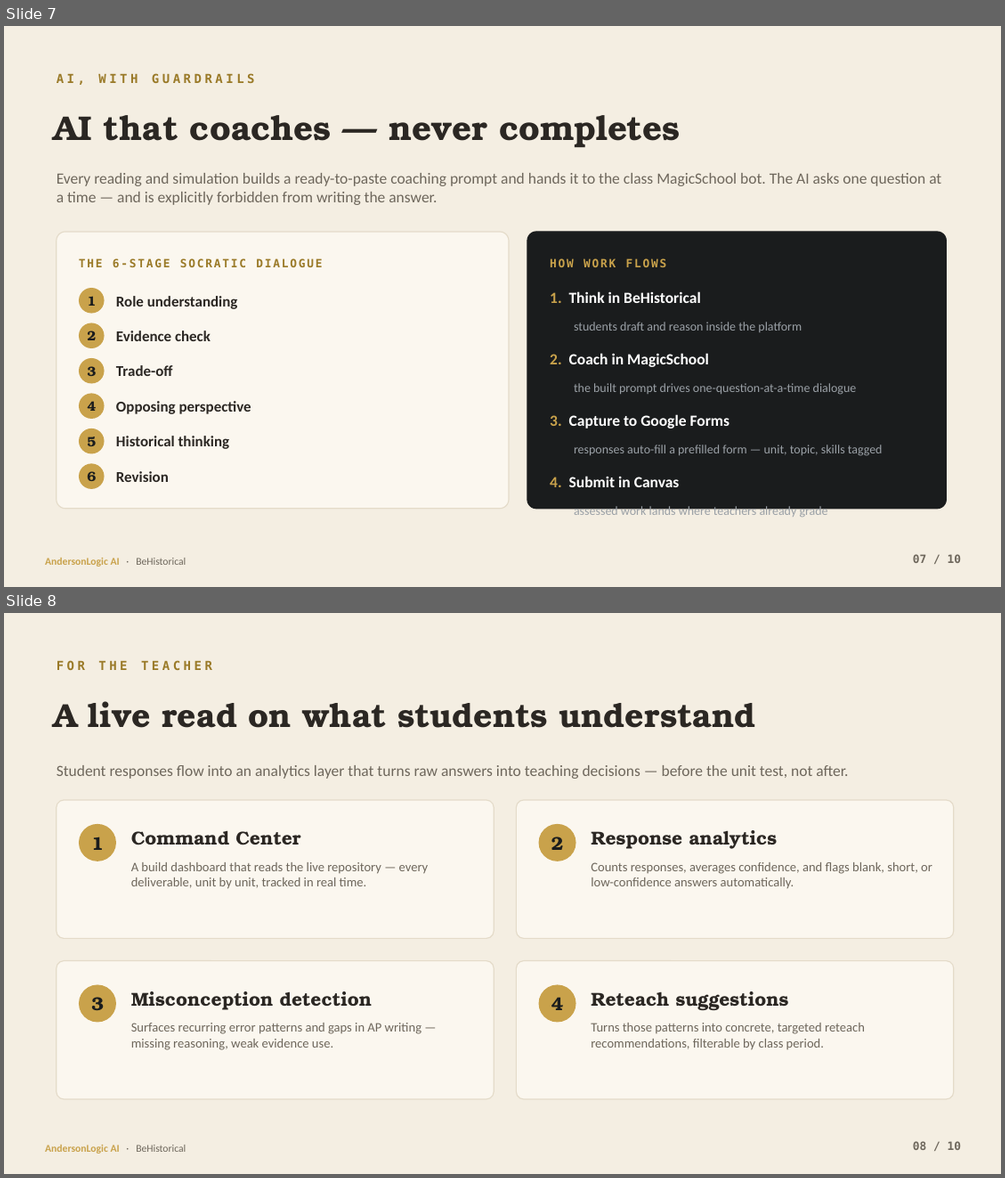
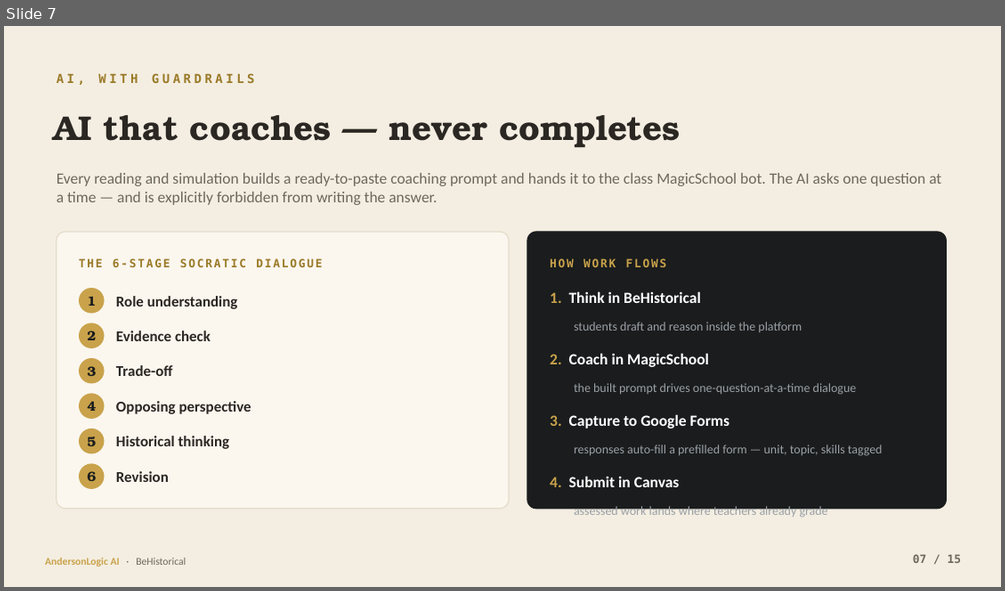
Before and after one commit to JeffAndersonLogic/ap-world-history, a slide deck: pitch/BeHistorical-AndersonLogic-AI.pptx. Shown one above the other, each under a label of ours: slides 7 and 8 before the commit, slide 7 after it. The pictures are 1005x1178 and 1005x591 pixels, drawn with LibreOffice and Linux fonts; fonts in the diff are those of the drawing. Boxes give left, top, right and bottom in pixels: in the first picture for what was removed or moved away, otherwise in the second. Text is boxed around its words. In the diff, an @@ line names an element or a change of style, - is before the commit and + after.

```diff
--- a/pitch/BeHistorical-AndersonLogic-AI.pptx
+++ b/pitch/BeHistorical-AndersonLogic-AI.pptx
@@ slide 8 removed at bbox=[4, 613, 1001, 1174], background #F4EEE2 @@
@@ text removed at bbox=[57, 660, 212, 670] @@
-FOR THE TEACHER
@@ text removed at bbox=[53, 701, 756, 728] @@
-A live read on what students understand
@@ text removed at bbox=[57, 765, 848, 779] @@
-Student responses flow into an analytics layer that turns raw answers into teaching decisions — before the unit test, not after.
@@ rounded rectangle removed at bbox=[57, 800, 494, 938] @@
@@ ellipse removed at bbox=[79, 824, 116, 861] @@
@@ rounded rectangle removed at bbox=[517, 800, 954, 938] @@
@@ ellipse removed at bbox=[539, 824, 576, 861] @@
@@ text removed at bbox=[91, 836, 104, 850] @@
-1
@@ text removed at bbox=[131, 830, 300, 845] @@
-Command Center
@@ text removed at bbox=[551, 836, 564, 850] @@
-2
@@ text removed at bbox=[591, 830, 777, 849] @@
-Response analytics
@@ text removed at bbox=[131, 862, 429, 889] @@
-A build dashboard that reads the live repository — every deliverable, unit by unit, tracked in real time.
@@ text removed at bbox=[591, 862, 932, 888] @@
-Counts responses, averages confidence, and flags blank, short, or low-confidence answers automatically.
@@ rounded rectangle removed at bbox=[57, 961, 494, 1099] @@
@@ ellipse removed at bbox=[79, 985, 116, 1022] @@
@@ rounded rectangle removed at bbox=[517, 961, 954, 1099] @@
@@ ellipse removed at bbox=[539, 985, 576, 1022] @@
@@ text removed at bbox=[91, 997, 104, 1011] @@
-3
@@ text removed at bbox=[131, 991, 372, 1010] @@
-Misconception detection
@@ text removed at bbox=[551, 997, 564, 1010] @@
-4
@@ text removed at bbox=[591, 991, 789, 1010] @@
-Reteach suggestions
@@ text removed at bbox=[131, 1022, 421, 1050] @@
-Surfaces recurring error patterns and gaps in AP writing — missing reasoning, weak evidence use.
@@ text removed at bbox=[591, 1022, 865, 1050] @@
-Turns those patterns into concrete, targeted reteach recommendations, filterable by class period.
@@ text removed at bbox=[45, 1144, 186, 1153] @@
-AndersonLogic AI · BeHistorical
@@ text removed at bbox=[913, 1141, 961, 1150] @@
-08 / 10
@@ slide 7 changed as well @@
@@ text at bbox=[913, 554, 961, 563]: text changed @@
-07 / 10
+07 / 15
```
Also in this commit, not shown: 8 other slides changed, 6 slides added, 7 other files.
